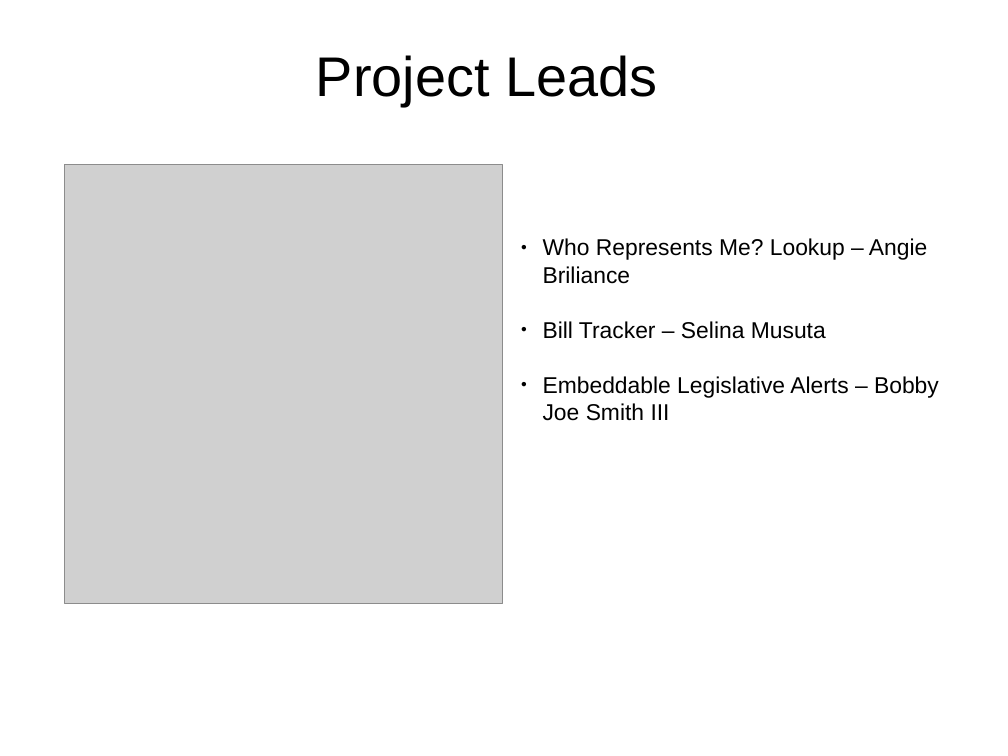
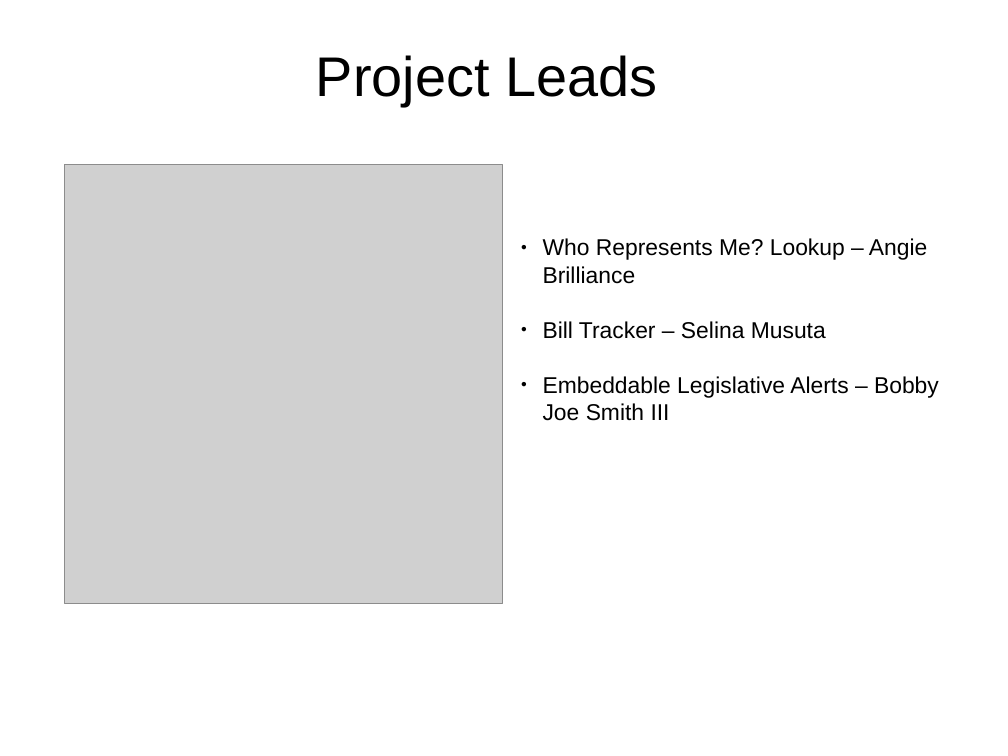
Before and after one commit to BobbyJoeSmith3/Sunlight-Community-Project, a slide deck: slide 1 of Planning/Deliverables/firstweek_deliverables_presentation.odp. Drawn at 1008x756 pixels with LibreOffice and Linux fonts; fonts in the diff are those of the drawing; grey boxes stand for pictures. Boxes give left, top, right and bottom in pixels: in the first picture for what was removed or moved away, otherwise in the second. Text is boxed around its words. In the diff, an @@ line names an element or a change of style, - is before the commit and + after.

Commit message:
angie's user stories, modified bill tracker stories, and added first week presentation

```diff
--- a/Planning/Deliverables/firstweek_deliverables_presentation.odp
+++ b/Planning/Deliverables/firstweek_deliverables_presentation.odp
@@ text at box(543, 238, 927, 284): text changed @@
-● Who Represents Me? Lookup – Angie Briliance
+● Who Represents Me? Lookup – Angie Brilliance
```
Also in this commit, not shown: 2 other slides changed, 5 slides added, 4 other files.
